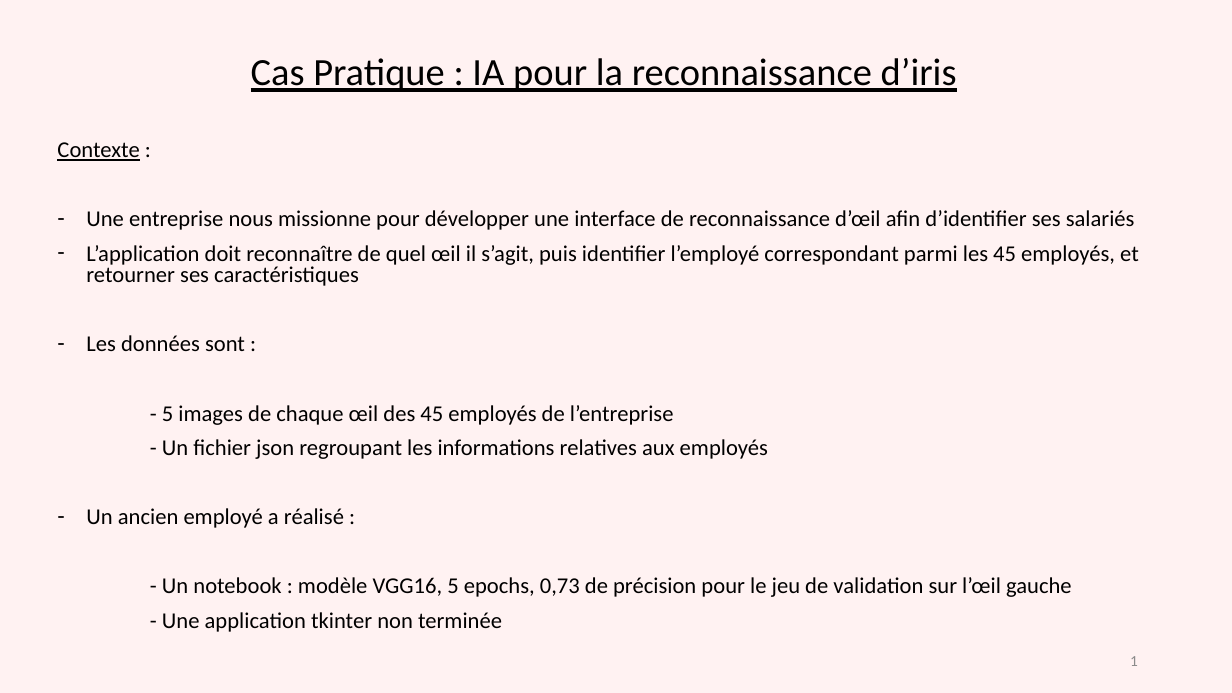
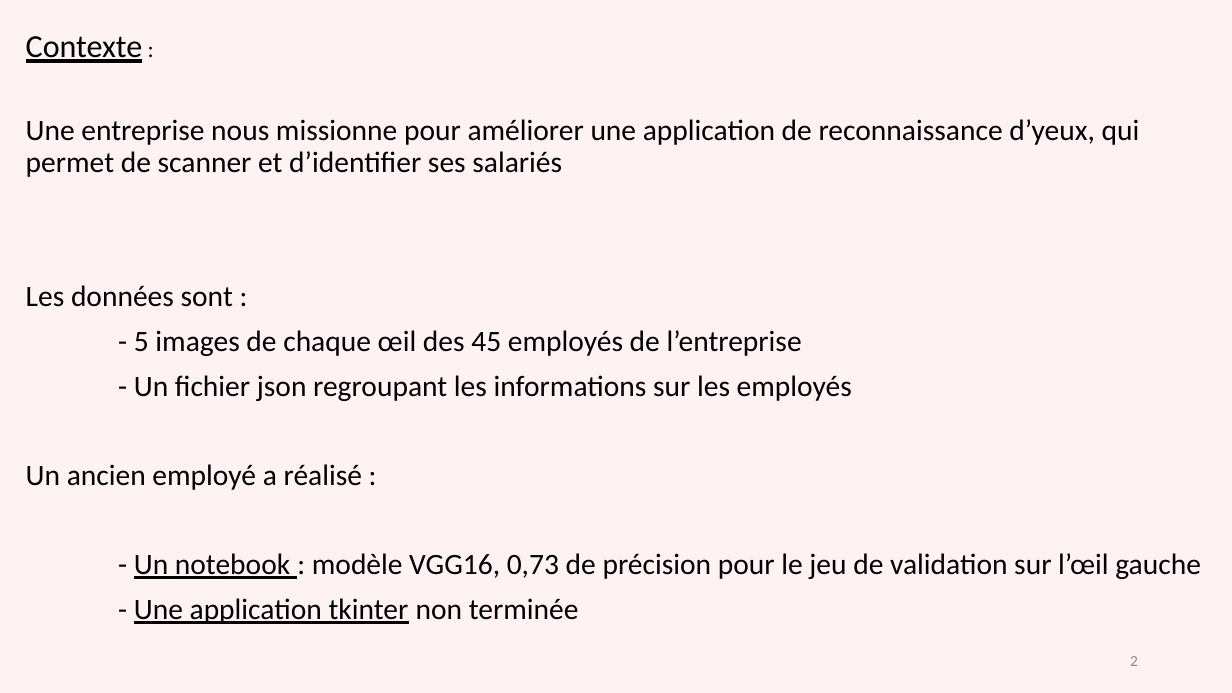
Before and after one commit to gdaume24/Projet-chef-oeuvre, a slide deck: slide 2 of E2/Présentation E2.pptx (slide 1 before the commit). Drawn at 1232x693 pixels with LibreOffice and Linux fonts; fonts in the diff are those of the drawing. Boxes give left, top, right and bottom in pixels: in the first picture for what was removed or moved away, otherwise in the second. Text is boxed around its words. In the diff, an @@ line names an element or a change of style, - is before the commit and + after.

```diff
--- a/E2/Présentation E2.pptx
+++ b/E2/Présentation E2.pptx
@@ subtitle "Contexte :": place and size @@
-subtitle "Contexte :" at (57,142,1139,632)
+subtitle "Contexte :" at (26,36,1201,624)
@@ subtitle at (26,36,802,624): size 17.6 to 25 pt in "Contexte"; size 17.6 to 18 pt in ":"; size 17.6 to 23 pt in "Les données sont :", "- 5 images de chaque œil des ...", "Un ancien employé a réalisé :", "- Une application tkinter non terminée"; underline on in "Une application tkinter"; line spacing 0.8 to 0.9; bullet - to none @@
@@ title removed at (251,58,957,92) @@
-Cas Pratique : IA pour la reconnaissance d’iris
@@ subtitle at (26,119,1140,177): text changed; size 17.6 to 23 pt @@
-– Une entreprise nous missionne pour développer une interface de reconnaissance d’œil afin d’identifier ses salariés
-– L’application doit reconnaître de quel œil il s’agit, puis identifier l’employé correspondant parmi les 45 employés, et retourner ses caractéristiques
+Une entreprise nous missionne pour améliorer une application de reconnaissance d’yeux, qui permet de scanner et d’identifier ses salariés
@@ subtitle at (134,375,852,401): text changed; size 17.6 to 23 pt @@
-- Un fichier json regroupant les informations relatives aux employés
+- Un fichier json regroupant les informations sur les employés
@@ subtitle at (134,553,1201,579): text changed; size 17.6 to 23 pt @@
-- Un notebook : modèle VGG16, 5 epochs, 0,73 de précision pour le jeu de validation sur l’œil gauche
+- Un notebook : modèle VGG16, 0,73 de précision pour le jeu de validation sur l’œil gauche
@@ page number at (1130,656,1138,666): text changed @@
-1
+2
```
Also in this commit, not shown: 7 other slides changed, 1 slide added, 4 other files.
